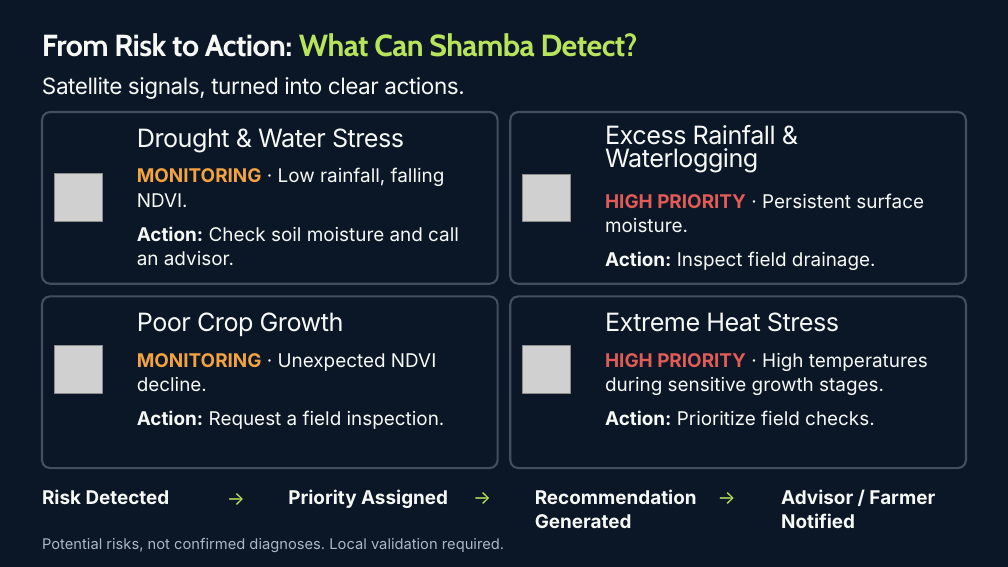
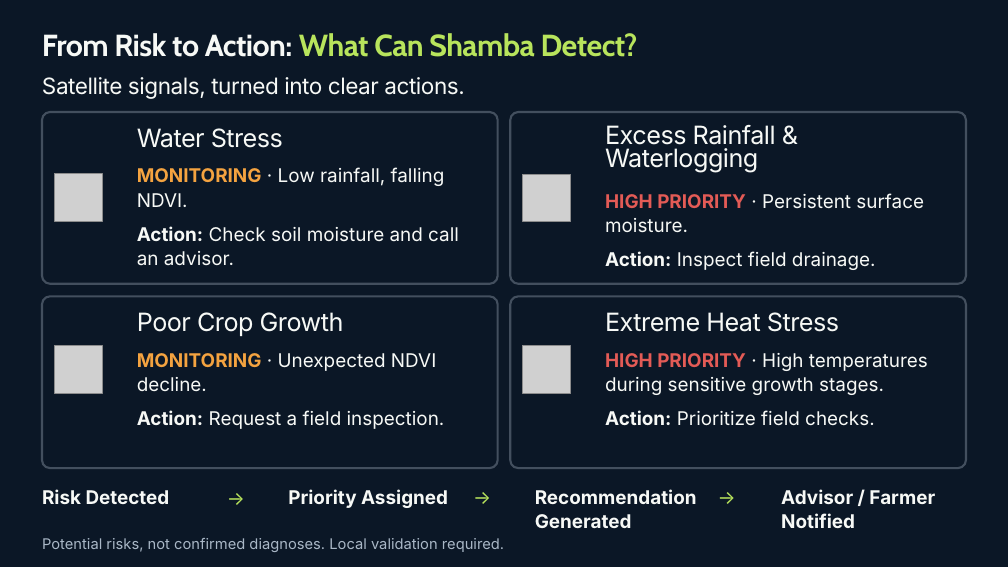
Before and after one commit to yoavshpin24/NASA---The-Cylons-Group, a slide deck: slide 6 of Shamba-NASA-Space-Apps-2026.pptx. Drawn at 1008x567 pixels with LibreOffice and Linux fonts; fonts in the diff are those of the drawing; grey boxes stand for pictures; background and template pictures are left out. Boxes give left, top, right and bottom in pixels: in the first picture for what was removed or moved away, otherwise in the second. Text is boxed around its words. In the diff, an @@ line names an element or a change of style, - is before the commit and + after.

```diff
--- a/Shamba-NASA-Space-Apps-2026.pptx
+++ b/Shamba-NASA-Space-Apps-2026.pptx
@@ text at [137, 128, 283, 148]: text changed @@
-Drought & Water Stress
+Water Stress
```
Also in this commit, not shown: 1 other slide changed.
